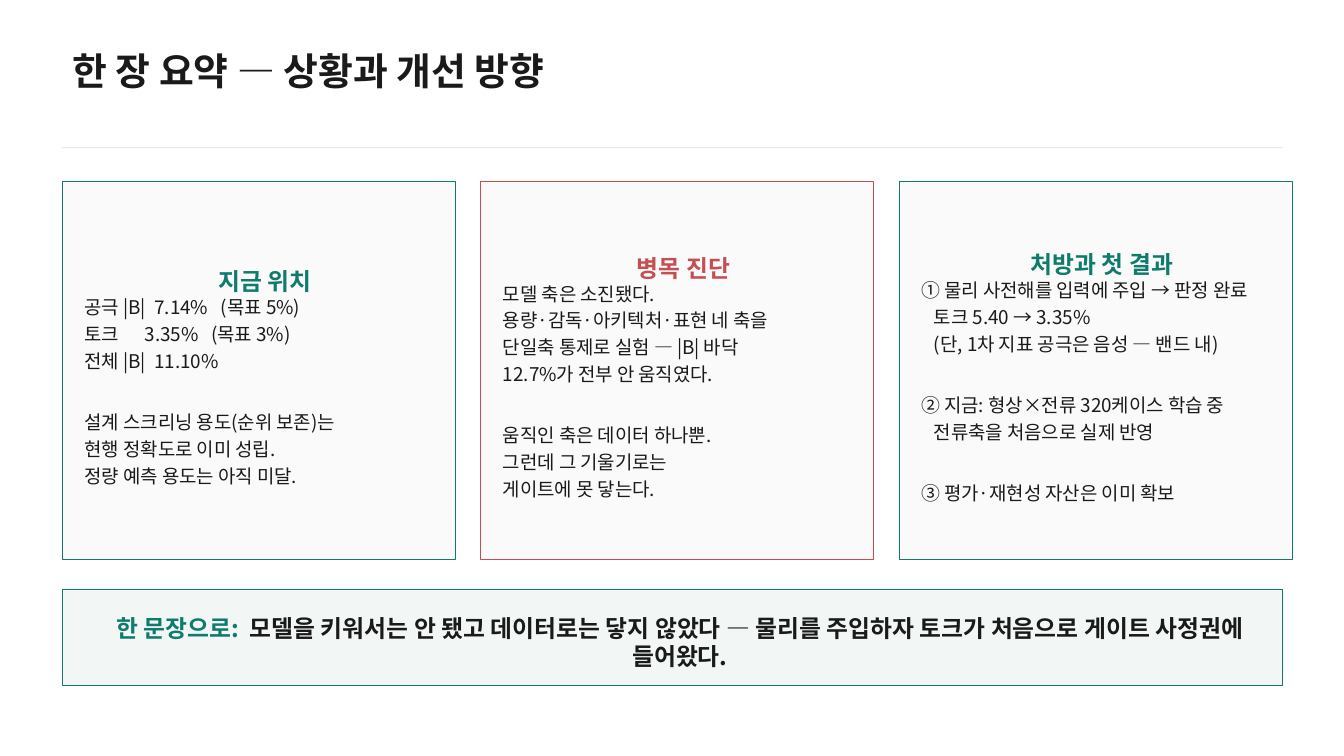
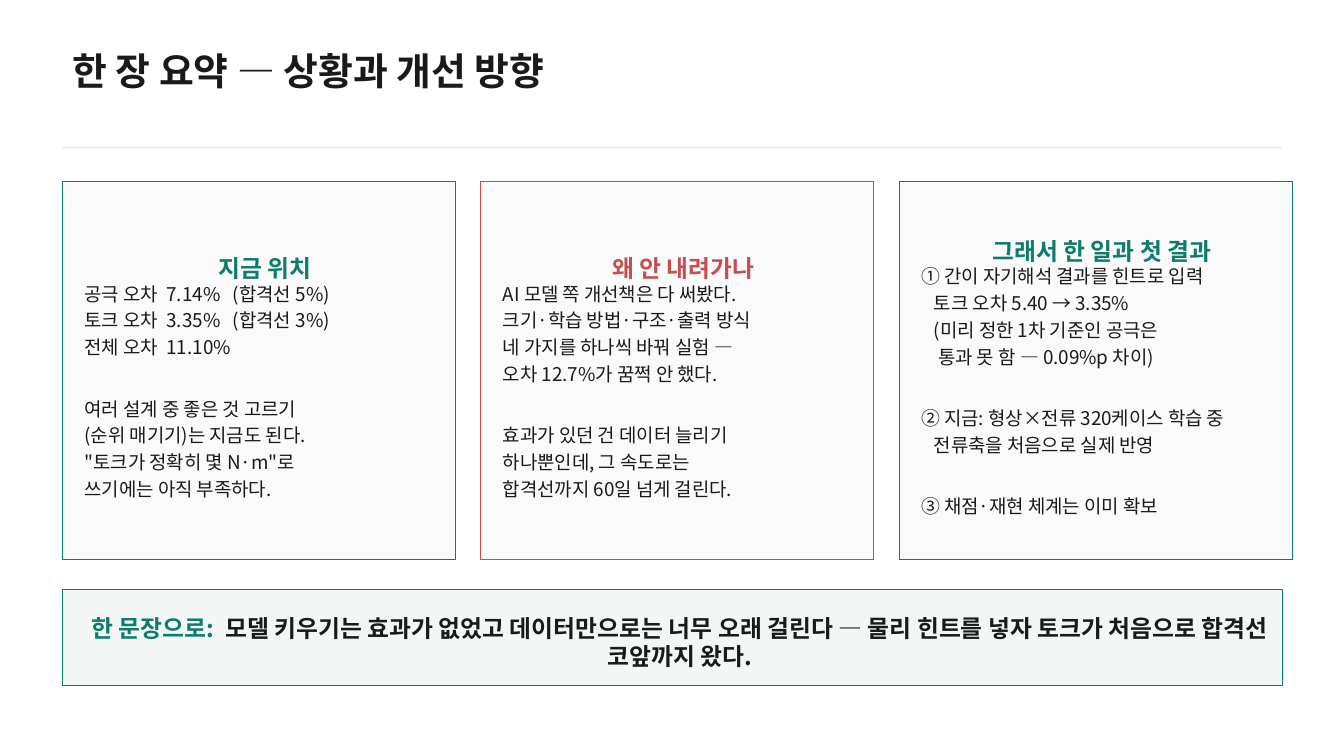
Before and after one commit to enjoyneer87/EveryMotor, a slide deck: slide 2 of results/viz/motorai_seminar_20260807.pptx. Drawn at 1344x756 pixels with LibreOffice and Linux fonts; fonts in the diff are those of the drawing. Boxes give left, top, right and bottom in pixels: in the first picture for what was removed or moved away, otherwise in the second. Text is boxed around its words. In the diff, an @@ line names an element or a change of style, - is before the commit and + after.

```diff
--- a/results/viz/motorai_seminar_20260807.pptx
+++ b/results/viz/motorai_seminar_20260807.pptx
@@ text in rectangle at bbox=[503, 257, 755, 498]: text changed @@
-병목 진단
-모델 축은 소진됐다.
-용량·감독·아키텍처·표현 네 축을
-단일축 통제로 실험 — |B| 바닥
-12.7%가 전부 안 움직였다.
-움직인 축은 데이터 하나뿐.
-그런데 그 기울기로는
-게이트에 못 닿는다.
+왜 안 내려가나
+AI 모델 쪽 개선책은 다 써봤다.
+크기·학습 방법·구조·출력 방식
+네 가지를 하나씩 바꿔 실험 —
+오차 12.7%가 꿈쩍 안 했다.
+효과가 있던 건 데이터 늘리기
+하나뿐인데, 그 속도로는
+합격선까지 60일 넘게 걸린다.
@@ text in rectangle at bbox=[921, 240, 1211, 369]: text changed @@
-처방과 첫 결과
-① 물리 사전해를 입력에 주입 → 판정 완료
-토크 5.40 → 3.35%
-(단, 1차 지표 공극은 음성 — 밴드 내)
+그래서 한 일과 첫 결과
+① 간이 자기해석 결과를 힌트로 입력
+토크 오차 5.40 → 3.35%
+(미리 정한 1차 기준인 공극은
+통과 못 함 — 0.09%p 차이)
@@ text in rectangle at bbox=[85, 285, 330, 498]: text changed @@
-공극 |B| 7.14% (목표 5%)
-토크 3.35% (목표 3%)
-전체 |B| 11.10%
-설계 스크리닝 용도(순위 보존)는
-현행 정확도로 이미 성립.
-정량 예측 용도는 아직 미달.
+공극 오차 7.14% (합격선 5%)
+토크 오차 3.35% (합격선 3%)
+전체 오차 11.10%
+여러 설계 중 좋은 것 고르기
+(순위 매기기)는 지금도 된다.
+"토크가 정확히 몇 N·m"로
+쓰기에는 아직 부족하다.
@@ text in rectangle at bbox=[921, 497, 1158, 515]: text changed @@
-③ 평가·재현성 자산은 이미 확보
+③ 채점·재현 체계는 이미 확보
@@ text in rectangle at bbox=[91, 617, 1268, 667]: text changed @@
-한 문장으로: 모델을 키워서는 안 됐고 데이터로는 닿지 않았다 — 물리를 주입하자 토크가 처음으로 게이트 사정권에 들어왔다.
+한 문장으로: 모델 키우기는 효과가 없었고 데이터만으로는 너무 오래 걸린다 — 물리 힌트를 넣자 토크가 처음으로 합격선 코앞까지 왔다.
```
Also in this commit, not shown: 13 other slides changed, 3 slides added, 4 other files.
